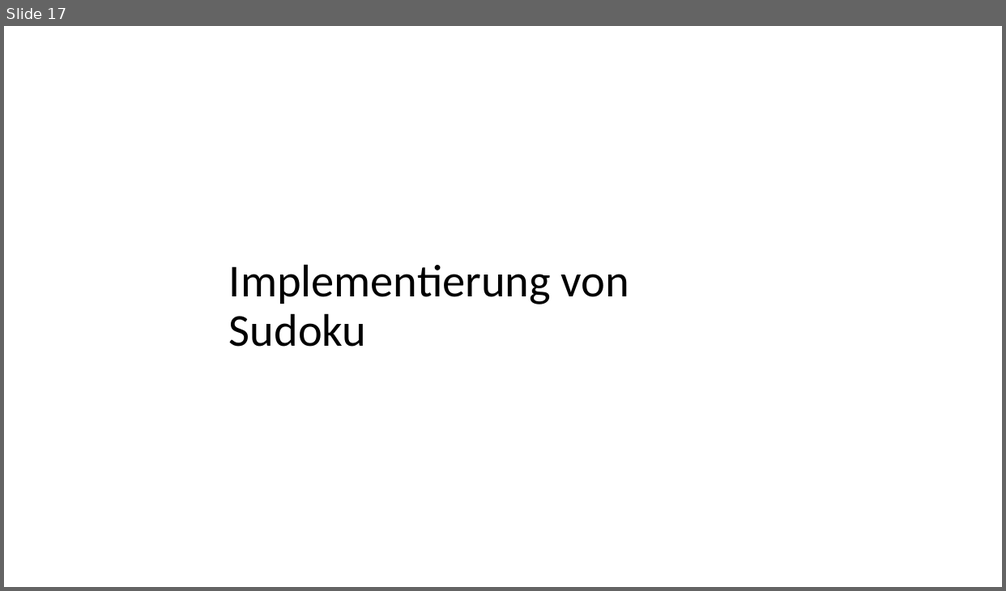
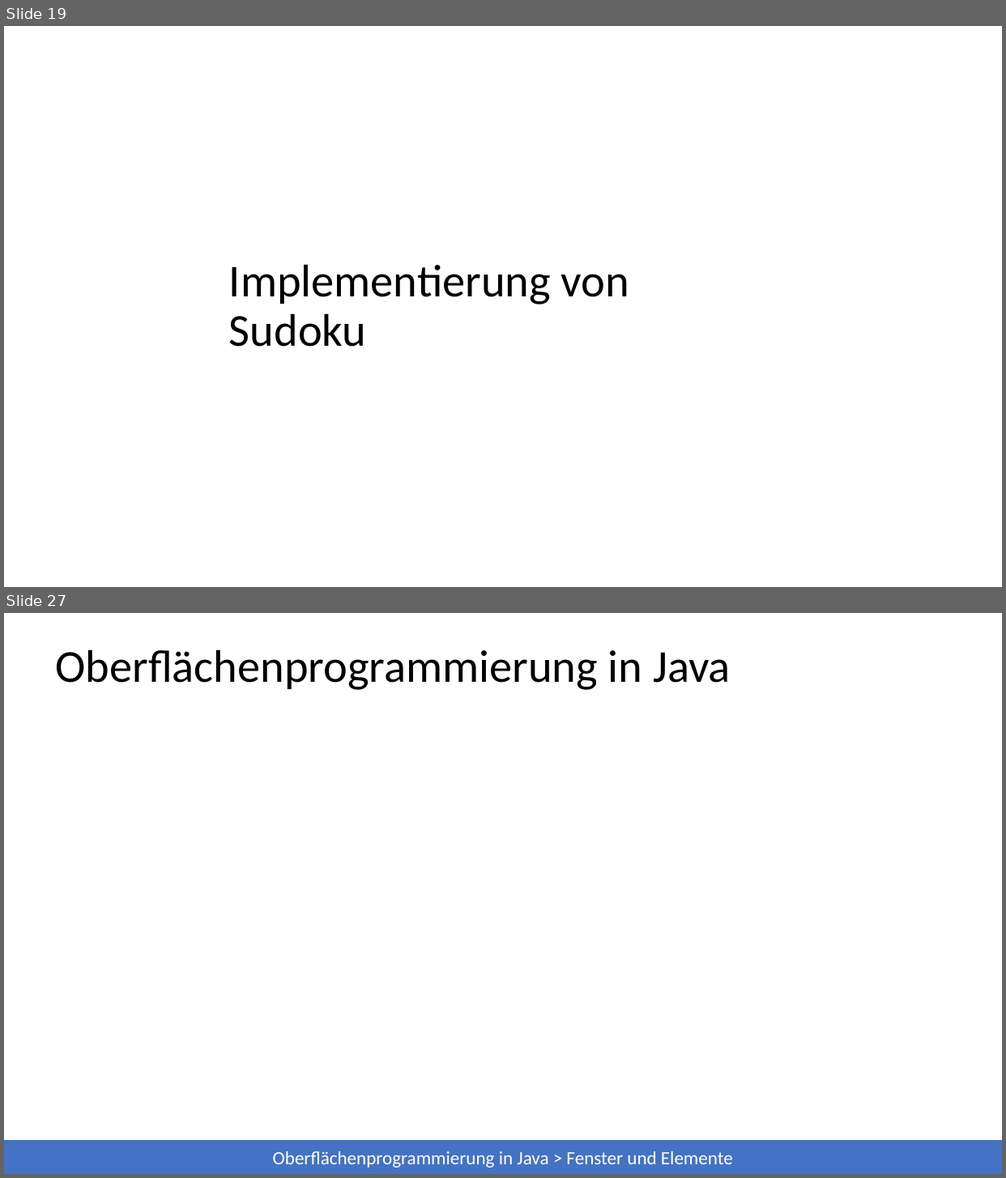
Before and after one commit to 7rebux/backtracking, a slide deck: _presentation/main.pptx. Shown one above the other, each under a label of ours: slide 17 before the commit, slides 19 and 27 after it; the slides between them are not shown. The pictures are 1006x591 and 1006x1178 pixels, drawn with LibreOffice and Linux fonts; fonts in the diff are those of the drawing. Boxes give left, top, right and bottom in pixels: in the first picture for what was removed or moved away, otherwise in the second. Text is boxed around its words. In the diff, an @@ line names an element or a change of style, - is before the commit and + after.

```diff
--- a/_presentation/main.pptx
+++ b/_presentation/main.pptx
@@ slide 27 added at (4, 613, 1002, 1174), background #FFFFFF @@
@@ title added at (55, 649, 731, 690), 44 pt, text #000000 @@
+Oberflächenprogrammierung in Java
@@ rectangle added at (4, 1141, 1002, 1174), fill #4472C4, 18 pt, text #FFFFFF @@
+Oberflächenprogrammierung in Java > Fenster und Elemente
@@ what was slide 17 is now slide 19 @@
```
Also in this commit, not shown: 7 slides changed, 8 other slides added, 8 other files.
